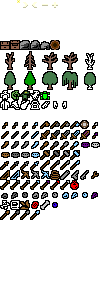
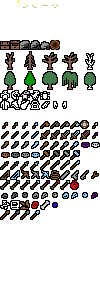
The second 100 x 300 image is a revision of the first. Changes to its layers:
painted on "tileset.png" over [12, 91, 49, 99]
